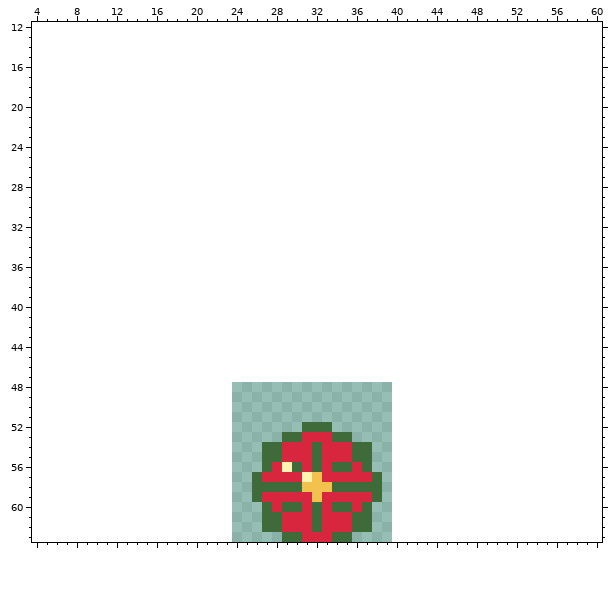
A pixel-art file gets an edit: game/pixel-plants/hong-jing-tian.aseprite. The picture above was drawn from the file before the commit.
16x16 pixels, 1 frame. Shown: x 4..60, y 12..63. The old version is drawn lined up with the new one, on the new canvas.
After the commit:
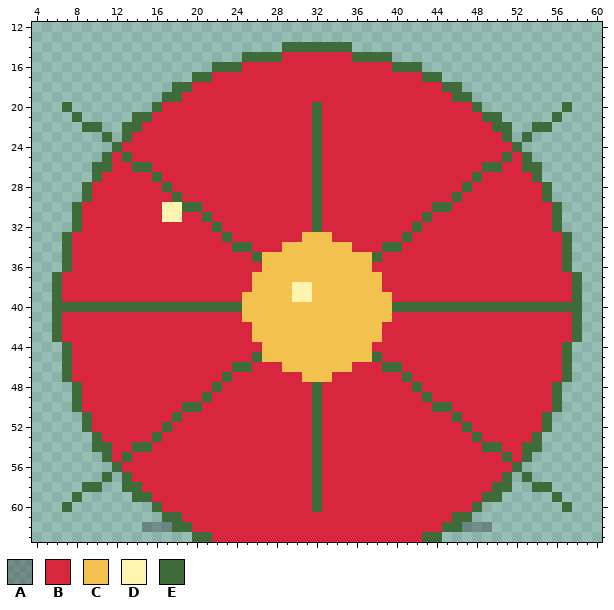
Palette (. is transparent): A #1a1a204c  B #d7263d  C #f2c14e  D #fff3b0  E #3f6b3a
Change:
canvas 16x16 -> 64x64, the old top-left corner now at 24,48
@@ x 4..60 @@
 13 .........................................................
-14 .........................................................
-15 .........................................................
-16 .........................................................
-17 .........................................................
-18 .........................................................
-19 .........................................................
-20 .........................................................
-21 .........................................................
-22 .........................................................
-23 .........................................................
-24 .........................................................
-25 .........................................................
-26 .........................................................
-27 .........................................................
-28 .........................................................
-29 .........................................................
-30 .........................................................
-31 .........................................................
-32 .........................................................
-33 .........................................................
-34 .........................................................
-35 .........................................................
-36 .........................................................
-37 .........................................................
-38 .........................................................
-39 .........................................................
-40 .........................................................
-41 .........................................................
-42 .........................................................
-43 .........................................................
-44 .........................................................
-45 .........................................................
-46 .........................................................
-47 .........................................................
-48 .........................................................
-49 .........................................................
-50 .........................................................
-51 .........................................................
-52 ...........................EEE...........................
-53 .........................EEBBBEE.........................
-54 .......................EEBBBEBBBEE.......................
-55 .......................EEBBBEBBBEE.......................
-56 .......................EBDEBEBEEBE.......................
-57 ......................EBBBBDCBBBBBE......................
-58 ......................EEEEECCCEEEEE......................
-59 ......................EBBBBBCBBBBBE......................
-60 .......................EBEEBEBEEBE.......................
-61 .......................EEBBBEBBBEE.......................
-62 .......................EEBBBEBBBEE.......................
-63 .........................EEBBBEE.........................
+14 .........................EEEEEEE.........................
+15 .....................EEEEBBBBBBBEEEE.....................
+16 ..................EEEBBBBBBBBBBBBBBBEEE..................
+17 ................EEBBBBBBBBBBBBBBBBBBBBBEE................
+18 ..............EEBBBBBBBBBBBBBBBBBBBBBBBBBEE..............
+19 .............EEBBBBBBBBBBBBBBBBBBBBBBBBBBBEE.............
+20 ...E........EBBBBBBBBBBBBBBBEBBBBBBBBBBBBBBBE........E...
+21 ....E.....EEBBBBBBBBBBBBBBBBEBBBBBBBBBBBBBBBBEE.....E....
+22 .....EE..EEBBBBBBBBBBBBBBBBBEBBBBBBBBBBBBBBBBBEE..EE.....
+23 .......E.EBBBBBBBBBBBBBBBBBBEBBBBBBBBBBBBBBBBBBE.E.......
+24 ........EBBBBBBBBBBBBBBBBBBBEBBBBBBBBBBBBBBBBBBBE........
+25 .......EBEBBBBBBBBBBBBBBBBBBEBBBBBBBBBBBBBBBBBBEBE.......
+26 ......EEBBEEBBBBBBBBBBBBBBBBEBBBBBBBBBBBBBBBBEEBBEE......
+27 ......EBBBBBEBBBBBBBBBBBBBBBEBBBBBBBBBBBBBBBEBBBBBE......
+28 .....EBBBBBBBEBBBBBBBBBBBBBBEBBBBBBBBBBBBBBEBBBBBBBE.....
+29 .....EBBBBBBBBEBBBBBBBBBBBBBEBBBBBBBBBBBBBEBBBBBBBBE.....
+30 ....EBBBBBBBBDDEEBBBBBBBBBBBEBBBBBBBBBBBEEBBBBBBBBBBE....
+31 ....EBBBBBBBBDDBBEBBBBBBBBBBEBBBBBBBBBBEBBBBBBBBBBBBE....
+32 ....EBBBBBBBBBBBBBEBBBBBBBBBEBBBBBBBBBEBBBBBBBBBBBBBE....
+33 ...EBBBBBBBBBBBBBBBEBBBBBBBCCCBBBBBBBEBBBBBBBBBBBBBBBE...
+34 ...EBBBBBBBBBBBBBBBBEEBBBCCCCCCCBBBEEBBBBBBBBBBBBBBBBE...
+35 ...EBBBBBBBBBBBBBBBBBBECCCCCCCCCCCEBBBBBBBBBBBBBBBBBBE...
+36 ...EBBBBBBBBBBBBBBBBBBBCCCCCCCCCCCBBBBBBBBBBBBBBBBBBBE...
+37 ..EBBBBBBBBBBBBBBBBBBBCCCCCCCCCCCCCBBBBBBBBBBBBBBBBBBBE..
+38 ..EBBBBBBBBBBBBBBBBBBBCCCCDDCCCCCCCBBBBBBBBBBBBBBBBBBBE..
+39 ..EBBBBBBBBBBBBBBBBBBCCCCCDDCCCCCCCCBBBBBBBBBBBBBBBBBBE..
+40 ..EEEEEEEEEEEEEEEEEEECCCCCCCCCCCCCCCEEEEEEEEEEEEEEEEEEE..
+41 ..EBBBBBBBBBBBBBBBBBBCCCCCCCCCCCCCCCBBBBBBBBBBBBBBBBBBE..
+42 ..EBBBBBBBBBBBBBBBBBBBCCCCCCCCCCCCCBBBBBBBBBBBBBBBBBBBE..
+43 ..EBBBBBBBBBBBBBBBBBBBCCCCCCCCCCCCCBBBBBBBBBBBBBBBBBBBE..
+44 ...EBBBBBBBBBBBBBBBBBBBCCCCCCCCCCCBBBBBBBBBBBBBBBBBBBE...
+45 ...EBBBBBBBBBBBBBBBBBBECCCCCCCCCCCEBBBBBBBBBBBBBBBBBBE...
+46 ...EBBBBBBBBBBBBBBBBEEBBBCCCCCCCBBBEEBBBBBBBBBBBBBBBBE...
+47 ...EBBBBBBBBBBBBBBBEBBBBBBBCCCBBBBBBBEBBBBBBBBBBBBBBBE...
+48 ....EBBBBBBBBBBBBBEBBBBBBBBBEBBBBBBBBBEBBBBBBBBBBBBBE....
+49 ....EBBBBBBBBBBBBEBBBBBBBBBBEBBBBBBBBBBEBBBBBBBBBBBBE....
+50 ....EBBBBBBBBBBEEBBBBBBBBBBBEBBBBBBBBBBBEEBBBBBBBBBBE....
+51 .....EBBBBBBBBEBBBBBBBBBBBBBEBBBBBBBBBBBBBEBBBBBBBBE.....
+52 .....EBBBBBBBEBBBBBBBBBBBBBBEBBBBBBBBBBBBBBEBBBBBBBE.....
+53 ......EBBBBBEBBBBBBBBBBBBBBBEBBBBBBBBBBBBBBBEBBBBBE......
+54 ......EEBBEEBBBBBBBBBBBBBBBBEBBBBBBBBBBBBBBBBEEBBEE......
+55 .......EBEBBBBBBBBBBBBBBBBBBEBBBBBBBBBBBBBBBBBBEBE.......
+56 ........EBBBBBBBBBBBBBBBBBBBEBBBBBBBBBBBBBBBBBBBE........
+57 .......E.EBBBBBBBBBBBBBBBBBBEBBBBBBBBBBBBBBBBBBE.E.......
+58 .....EE..EEBBBBBBBBBBBBBBBBBEBBBBBBBBBBBBBBBBBEE..EE.....
+59 ....E.....EEBBBBBBBBBBBBBBBBEBBBBBBBBBBBBBBBBEE.....E....
+60 ...E........EBBBBBBBBBBBBBBBEBBBBBBBBBBBBBBBE........E...
+61 .............EEBBBBBBBBBBBBBBBBBBBBBBBBBBBEE.............
+62 ...........AAAEEBBBBBBBBBBBBBBBBBBBBBBBBBEEAAA...........
+63 ................EEBBBBBBBBBBBBBBBBBBBBBEE................
Pixel boxes of the changes (left, top, right, bottom) in both pictures:
changed: (52, 42, 582, 542)
